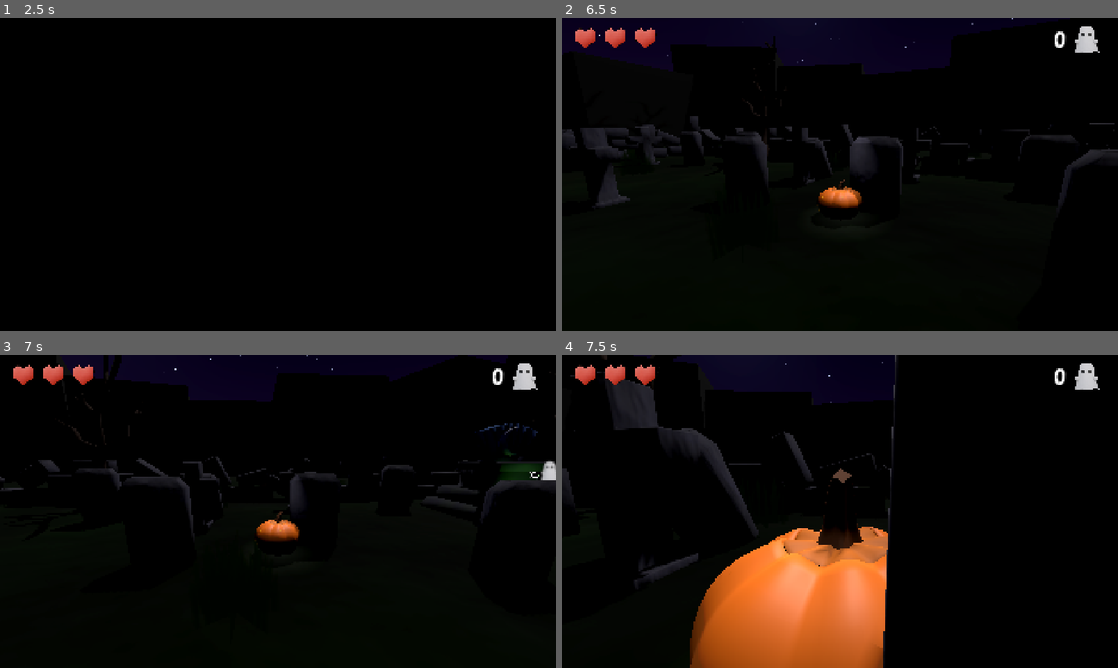
Above: before the commit, frames 1-4 (two rows, left to right).
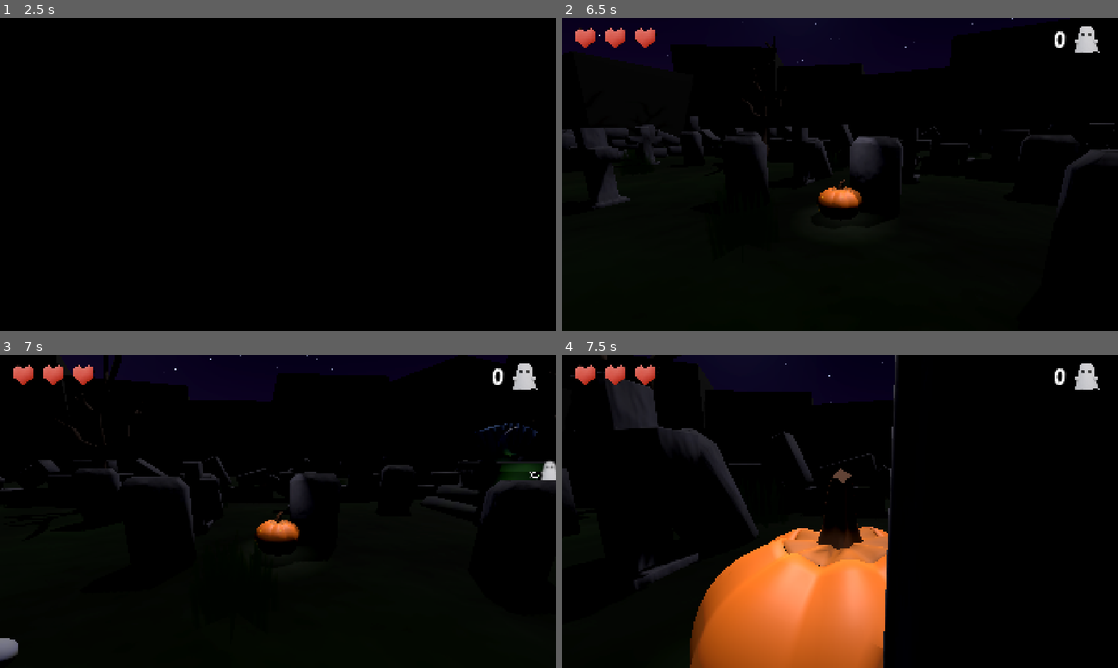
Above: after the commit, the same moments.

Repository: Dempsey845/moonlit-mayhem
Game: Godot game, scene res://MainMenu/main_menu.tscn
Same seed, same stepped clock (60 frames per second), same inputs: the game is played once before the commit and once after it.
Inputs (mouse positions are in pixels of both pictures, inside the frame that each line leads up to):
- Up to frame 1 (2.5 s): click "Play" at 0.5 s; click "Play" at 1.25 s; tap Enter at 2 s; move the mouse to (305, 174) at 2.02 s; hold W (move_forward) from 2.03 s (still down); tap E (interact) at 2.1 s; click (305, 174) at 2.17 s
- Up to frame 2 (6.5 s): keep holding W (move_forward); move the mouse to (812, 174) at 2.77 s; tap E (interact) every 0.75 s from 2.85 to 5.85 s; move the mouse to (851, 168) at 3.52 s; move the mouse to (834, 180) at 4.27 s; click (834, 180) at 4.42 s; move the mouse to (878, 177) at 5.02 s; move the mouse to (795, 171) at 5.77 s
- Up to frame 3 (7 s): keep holding W (move_forward); move the mouse to (283, 511) at 6.52 s; tap E (interact) at 6.6 s; click (283, 511) at 6.67 s
- Up to frame 4 (7.5 s): move the mouse to (817, 505) at 7.27 s; release W (move_forward) at 7.28 s; hold D (move_right) from 7.28 s (still down); tap E (interact) at 7.35 s

Frame 1 is identical in both runs. In frame 2, less than 0.1% of the frame differs, in the area x 53-57%, y 37-43%; in frame 3, 0.2%, in the area x 0-56%, y 37-98%; in frame 4, less than 0.1%.

Commit message:
Added ghost chase speed increment.

Diff:
--- a/Graveyard/graveyard.tscn
+++ b/Graveyard/graveyard.tscn
@@ -839,7 +839,7 @@
 light_energy = 4.644
 spot_range = 8.0
 spot_attenuation = 1.4
-spot_angle = 30.0
+spot_angle = 35.0
 spot_angle_attenuation = 3.4822025
 script = ExtResource("2_rvh4u")
 ground_y = -0.1
@@ -854,67 +854,132 @@
 [node name="Ghosts" type="Node3D" parent="." unique_id=1577121120]
 
 [node name="Ghost" parent="Ghosts" unique_id=250297818 node_paths=PackedStringArray("player", "player_health") instance=ExtResource("3_oqqt7")]
-transform = Transform3D(1, 0, 0, 0, 1, 0, 0, 0, 1, 3, 0, -3)
+transform = Transform3D(1, 0, 0, 0, 1, 0, 0, 0, 1, 2.5584812, 0, -3.6346846)
 player = NodePath("../../Player")
 player_health = NodePath("../../PlayerHealth")
 
 [node name="Ghost2" parent="Ghosts" unique_id=921682990 node_paths=PackedStringArray("player", "player_health") instance=ExtResource("3_oqqt7")]
-transform = Transform3D(1, 0, 0, 0, 1, 0, 0, 0, 1, -5.798174, 0, -6.384566)
+transform = Transform3D(1, 0, 0, 0, 1, 0, 0, 0, 1, -5.798174, 0, -7.1296296)
 player = NodePath("../../Player")
 player_health = NodePath("../../PlayerHealth")
 
 [node name="Ghost3" parent="Ghosts" unique_id=1240601739 node_paths=PackedStringArray("player", "player_health") instance=ExtResource("3_oqqt7")]
-transform = Transform3D(1, 0, 0, 0, 1, 0, 0, 0, 1, 5.683134, -9.536743e-07, 6.1117854)
+transform = Transform3D(1, 0, 0, 0, 1, 0, 0, 0, 1, 5.683134, -9.536743e-07, 5.3667216)
 player = NodePath("../../Player")
 player_health = NodePath("../../PlayerHealth")
 
 [node name="Ghost4" parent="Ghosts" unique_id=1604923520 node_paths=PackedStringArray("player", "player_health") instance=ExtResource("3_oqqt7")]
-transform = Transform3D(1, 0, 0, 0, 1, 0, 0, 0, 1, -5.3772993, -9.536743e-07, 6.23109)
+transform = Transform3D(1, 0, 0, 0, 1, 0, 0, 0, 1, -5.3772993, -9.536743e-07, 5.4860263)
 player = NodePath("../../Player")
 player_health = NodePath("../../PlayerHealth")
 
 [node name="Ghost5" parent="Ghosts" unique_id=1491107534 node_paths=PackedStringArray("player", "player_health") instance=ExtResource("3_oqqt7")]
-transform = Transform3D(1, 0, 0, 0, 1, 0, 0, 0, 1, -7.7621, -1.9073486e-06, 0.7538872)
+transform = Transform3D(1, 0, 0, 0, 1, 0, 0, 0, 1, -7.7621, -1.9073486e-06, 0.008823395)
 player = NodePath("../../Player")
 player_health = NodePath("../../PlayerHealth")
 
 [node name="Ghost6" parent="Ghosts" unique_id=1180361364 node_paths=PackedStringArray("player", "player_health") instance=ExtResource("3_oqqt7")]
-transform = Transform3D(1, 0, 0, 0, 1, 0, 0, 0, 1, 6.897991, -2.861023e-06, -7.6761713)
+transform = Transform3D(1, 0, 0, 0, 1, 0, 0, 0, 1, 6.897991, -2.861023e-06, -8.421235)
 player = NodePath("../../Player")
 player_health = NodePath("../../PlayerHealth")
 
 [node name="Ghost7" parent="Ghosts" unique_id=1783376119 node_paths=PackedStringArray("player", "player_health") instance=ExtResource("3_oqqt7")]
-transform = Transform3D(1, 0, 0, 0, 1, 0, 0, 0, 1, 6.644883, -3.8146973e-06, 1.9613447)
+transform = Transform3D(1, 0, 0, 0, 1, 0, 0, 0, 1, 6.644883, -3.8146973e-06, 1.2162809)
 player = NodePath("../../Player")
 player_health = NodePath("../../PlayerHealth")
 
 [node name="Ghost8" parent="Ghosts" unique_id=670884773 node_paths=PackedStringArray("player", "player_health") instance=ExtResource("3_oqqt7")]
-transform = Transform3D(1, 0, 0, 0, 1, 0, 0, 0, 1, -0.7437701, -4.7683716e-06, 7.012612)
+transform = Transform3D(1, 0, 0, 0, 1, 0, 0, 0, 1, 11.370771, -4.7683716e-06, 0.021829247)
 player = NodePath("../../Player")
 player_health = NodePath("../../PlayerHealth")
 
 [node name="Ghost9" parent="Ghosts" unique_id=2019152283 node_paths=PackedStringArray("player", "player_health") instance=ExtResource("3_oqqt7")]
-transform = Transform3D(1, 0, 0, 0, 1, 0, 0, 0, 1, 1.7376575, -3.8146973e-06, -7.8184886)
+transform = Transform3D(1, 0, 0, 0, 1, 0, 0, 0, 1, 1.7376575, -3.8146973e-06, -8.563553)
 player = NodePath("../../Player")
 player_health = NodePath("../../PlayerHealth")
 
 [node name="Ghost10" parent="Ghosts" unique_id=1464912033 node_paths=PackedStringArray("player", "player_health") instance=ExtResource("3_oqqt7")]
-transform = Transform3D(1, 0, 0, 0, 1, 0, 0, 0, 1, -4.570692, -3.8146973e-06, 3.471211)
+transform = Transform3D(1, 0, 0, 0, 1, 0, 0, 0, 1, -4.570692, -3.8146973e-06, 2.7261472)
 player = NodePath("../../Player")
 player_health = NodePath("../../PlayerHealth")
 
 [node name="Ghost11" parent="Ghosts" unique_id=175797724 node_paths=PackedStringArray("player", "player_health") instance=ExtResource("3_oqqt7")]
-transform = Transform3D(1, 0, 0, 0, 1, 0, 0, 0, 1, -5.16193, -4.7683716e-06, -2.182788)
+transform = Transform3D(1, 0, 0, 0, 1, 0, 0, 0, 1, -5.3826904, -4.7683716e-06, -3.341776)
 player = NodePath("../../Player")
 player_health = NodePath("../../PlayerHealth")
 
 [node name="Ghost12" parent="Ghosts" unique_id=1588996048 node_paths=PackedStringArray("player", "player_health") instance=ExtResource("3_oqqt7")]
-transform = Transform3D(1, 0, 0, 0, 1, 0, 0, 0, 1, 1.775609, -4.7683716e-06, 3.9407158)
+transform = Transform3D(1, 0, 0, 0, 1, 0, 0, 0, 1, 1.775609, -4.7683716e-06, 3.195652)
 player = NodePath("../../Player")
 player_health = NodePath("../../PlayerHealth")
 
 [node name="Ghost13" parent="Ghosts" unique_id=1828244439 node_paths=PackedStringArray("player", "player_health") instance=ExtResource("3_oqqt7")]
-transform = Transform3D(1, 0, 0, 0, 1, 0, 0, 0, 1, 5.6340313, -4.7683716e-06, -3.068523)
+transform = Transform3D(1, 0, 0, 0, 1, 0, 0, 0, 1, 5.9651713, -4.7683716e-06, -2.7373824)
+player = NodePath("../../Player")
+player_health = NodePath("../../PlayerHealth")
+
+[node name="Ghost14" parent="Ghosts" unique_id=110731479 node_paths=PackedStringArray("player", "player_health") instance=ExtResource("3_oqqt7")]
+transform = Transform3D(1, 0, 0, 0, 1, 0, 0, 0, 1, -11.211386, -4.7683716e-06, 12.218864)
+player = NodePath("../../Player")
+player_health = NodePath("../../PlayerHealth")
+
+[node name="Ghost15" parent="Ghosts" unique_id=1764051623 node_paths=PackedStringArray("player", "player_health") instance=ExtResource("3_oqqt7")]
+transform = Transform3D(1, 0, 0, 0, 1, 0, 0, 0, 1, 14.219168, -4.7683716e-06, 12.638585)
+player = NodePath("../../Player")
+player_health = NodePath("../../PlayerHealth")
+
+[node name="Ghost16" parent="Ghosts" unique_id=1658197476 node_paths=PackedStringArray("player", "player_health") instance=ExtResource("3_oqqt7")]
+transform = Transform3D(1, 0, 0, 0, 1, 0, 0, 0, 1, 9.829337, -4.7683716e-06, 16.291555)
+player = NodePath("../../Player")
+player_health = NodePath("../../PlayerHealth")
+
+[node name="Ghost17" parent="Ghosts" unique_id=832007445 node_paths=PackedStringArray("player", "player_health") instance=ExtResource("3_oqqt7")]
+transform = Transform3D(1, 0, 0, 0, 1, 0, 0, 0, 1, 14.781317, -4.7683716e-06, -3.094864)
+player = NodePath("../../Player")
+player_health = NodePath("../../PlayerHealth")
+
+[node name="Ghost18" parent="Ghosts" unique_id=299498698 node_paths=PackedStringArray("player", "player_health") instance=ExtResource("3_oqqt7")]
+transform = Transform3D(1, 0, 0, 0, 1, 0, 0, 0, 1, 14.25745, -4.7683716e-06, -11.4931965)
+player = NodePath("../../Player")
+player_health = NodePath("../../PlayerHealth")
+
+[node name="Ghost19" parent="Ghosts" unique_id=256831555 node_paths=PackedStringArray("player", "player_health") instance=ExtResource("3_oqqt7")]
+transform = Transform3D(1, 0, 0, 0, 1, 0, 0, 0, 1, 5.0088034, -4.7683716e-06, -13.095526)
+player = NodePath("../../Player")
+player_health = NodePath("../../PlayerHealth")
+
+[node name="Ghost20" parent="Ghosts" unique_id=2101071783 node_paths=PackedStringArray("player", "player_health") instance=ExtResource("3_oqqt7")]
+transform = Transform3D(1, 0, 0, 0, 1, 0, 0, 0, 1, -10.800994, -4.7683716e-06, -12.409701)
+player = NodePath("../../Player")
+player_health = NodePath("../../PlayerHealth")
+
+[node name="Ghost21" parent="Ghosts" unique_id=1638783621 node_paths=PackedStringArray("player", "player_health") instance=ExtResource("3_oqqt7")]
+transform = Transform3D(1, 0, 0, 0, 1, 0, 0, 0, 1, -11.876728, -4.7683716e-06, -5.3971634)
+player = NodePath("../../Player")
+player_health = NodePath("../../PlayerHealth")
+
+[node name="Ghost22" parent="Ghosts" unique_id=190625524 node_paths=PackedStringArray("player", "player_health") instance=ExtResource("3_oqqt7")]
+transform = Transform3D(1, 0, 0, 0, 1, 0, 0, 0, 1, -11.275445, -4.7683716e-06, 5.204997)
+player = NodePath("../../Player")
+player_health = NodePath("../../PlayerHealth")
+
+[node name="Ghost23" parent="Ghosts" unique_id=1166933140 node_paths=PackedStringArray("player", "player_health") instance=ExtResource("3_oqqt7")]
+transform = Transform3D(1, 0, 0, 0, 1, 0, 0, 0, 1, -1.1204662, -4.7683716e-06, -6.649333)
+player = NodePath("../../Player")
+player_health = NodePath("../../PlayerHealth")
+
+[node name="Ghost24" parent="Ghosts" unique_id=24513632 node_paths=PackedStringArray("player", "player_health") instance=ExtResource("3_oqqt7")]
+transform = Transform3D(1, 0, 0, 0, 1, 0, 0, 0, 1, 8.0360775, -4.7683716e-06, 11.708859)
+player = NodePath("../../Player")
+player_health = NodePath("../../PlayerHealth")
+
+[node name="Ghost25" parent="Ghosts" unique_id=207714038 node_paths=PackedStringArray("player", "player_health") instance=ExtResource("3_oqqt7")]
+transform = Transform3D(1, 0, 0, 0, 1, 0, 0, 0, 1, -7.6306667, -4.7683716e-06, 14.761405)
+player = NodePath("../../Player")
+player_health = NodePath("../../PlayerHealth")
+
+[node name="Ghost26" parent="Ghosts" unique_id=1866415388 node_paths=PackedStringArray("player", "player_health") instance=ExtResource("3_oqqt7")]
+transform = Transform3D(1, 0, 0, 0, 1, 0, 0, 0, 1, 10.145922, -4.7683716e-06, -3.1498556)
 player = NodePath("../../Player")
 player_health = NodePath("../../PlayerHealth")
 
--- a/Moonlight/moonlight.gd
+++ b/Moonlight/moonlight.gd
@@ -15,7 +15,7 @@
 @export var detection_height: float = 3.0
 
 @export_group("Light Cycle")
-@export var shrink_duration: float = 8.0
+@export var shrink_duration: float = 10.0
 @export var respawn_delay: float = 2.0
 
 @export var spawn_points: Array[Node3D] = []
@@ -37,7 +37,7 @@
 
 var starting_energy: float
 
-const MIN_ANGLE: float = 15.0
+const MIN_ANGLE: float = 12.0
 
 
 func _ready() -> void:
--- a/Systems/ghost_difficulty_manager.gd
+++ b/Systems/ghost_difficulty_manager.gd
@@ -6,10 +6,15 @@
 var max_ghost_flee_speed: float = 8.0
 var ghost_flee_speed_increment: float = 0.25
 
+var max_ghost_chase_speed: float = 7.0
+var ghost_chase_speed_increment: float = 0.175
+
 var current_ghost_flee_speed: float
+var current_ghost_chase_speed: float
 
 func _ready() -> void:
     current_ghost_flee_speed = ghost_spawner.ghosts[0].flee_speed
+    current_ghost_chase_speed = ghost_spawner.ghosts[0].chase_speed
 
 func increment_difficulty():
     current_ghost_flee_speed = minf(
@@ -17,5 +22,11 @@
         max_ghost_flee_speed
     )
 
+    current_ghost_chase_speed = minf(
+        current_ghost_chase_speed + ghost_chase_speed_increment,
+        max_ghost_chase_speed
+    )
+
     for ghost: Ghost in ghost_spawner.ghosts:
         ghost.flee_speed = current_ghost_flee_speed
+        ghost.chase_speed = current_ghost_chase_speed
